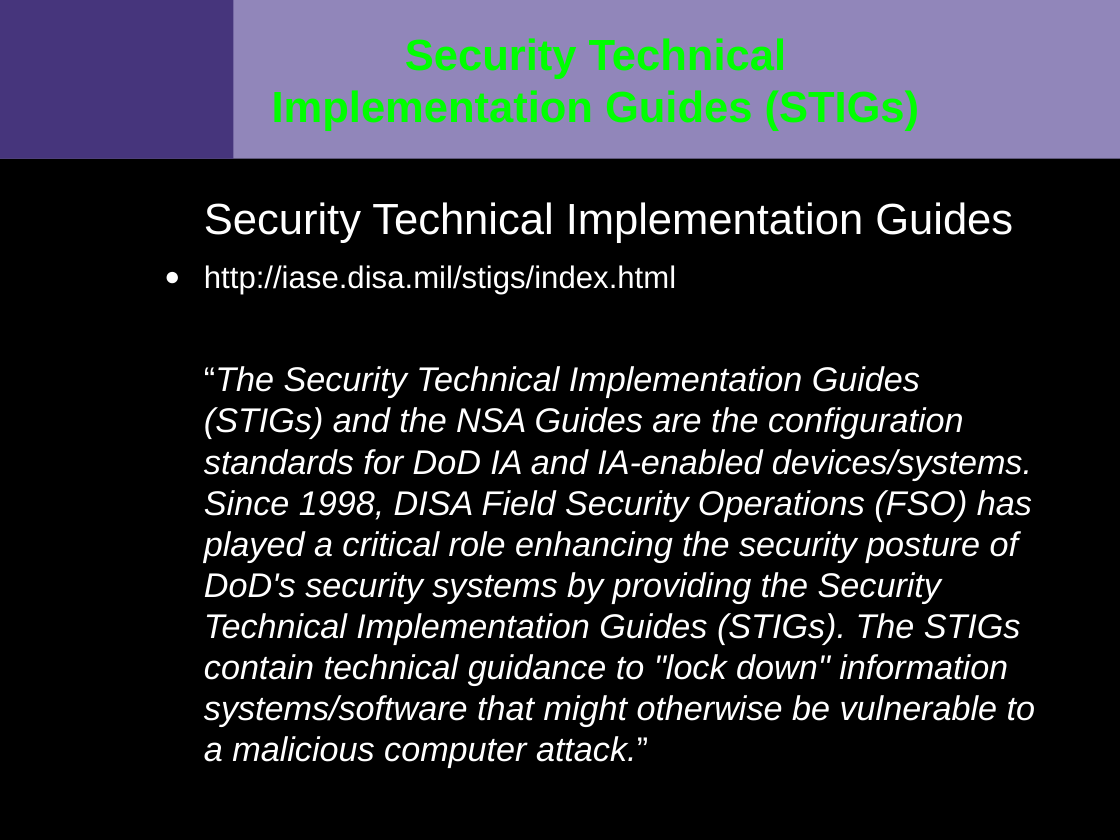
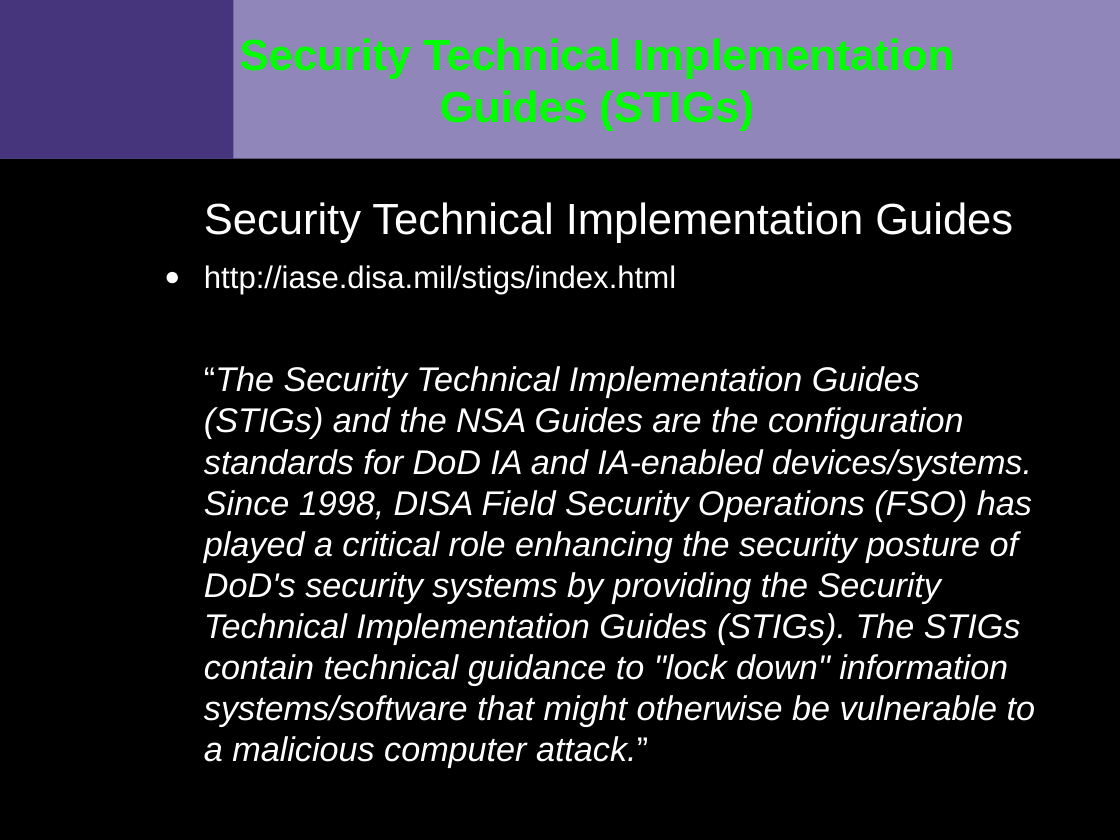
Before and after one commit to VCTLabs/elc2015-presentations, a slide deck: slide 10 of security_IoT/security_assessment_slides.odp. Drawn at 1120x840 pixels with LibreOffice and Linux fonts; fonts in the diff are those of the drawing; background and template pictures are left out. Boxes give left, top, right and bottom in pixels: in the first picture for what was removed or moved away, otherwise in the second. Text is boxed around its words. In the diff, an @@ line names an element or a change of style, - is before the commit and + after.

```diff
--- a/security_IoT/security_assessment_slides.odp
+++ b/security_IoT/security_assessment_slides.odp
@@ title "Security Technical Implementation Guides (STIGs)" rewrapped from [272,38,920,131] to [240,38,954,131] @@
```
Also in this commit, not shown: 7 other slides changed, 4 slides added, 2 other files.
